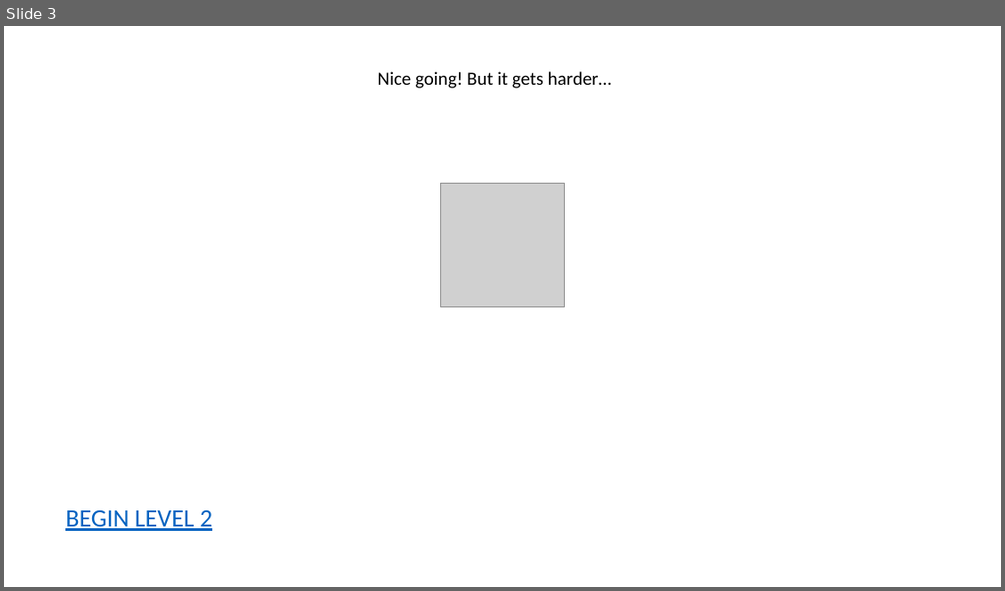
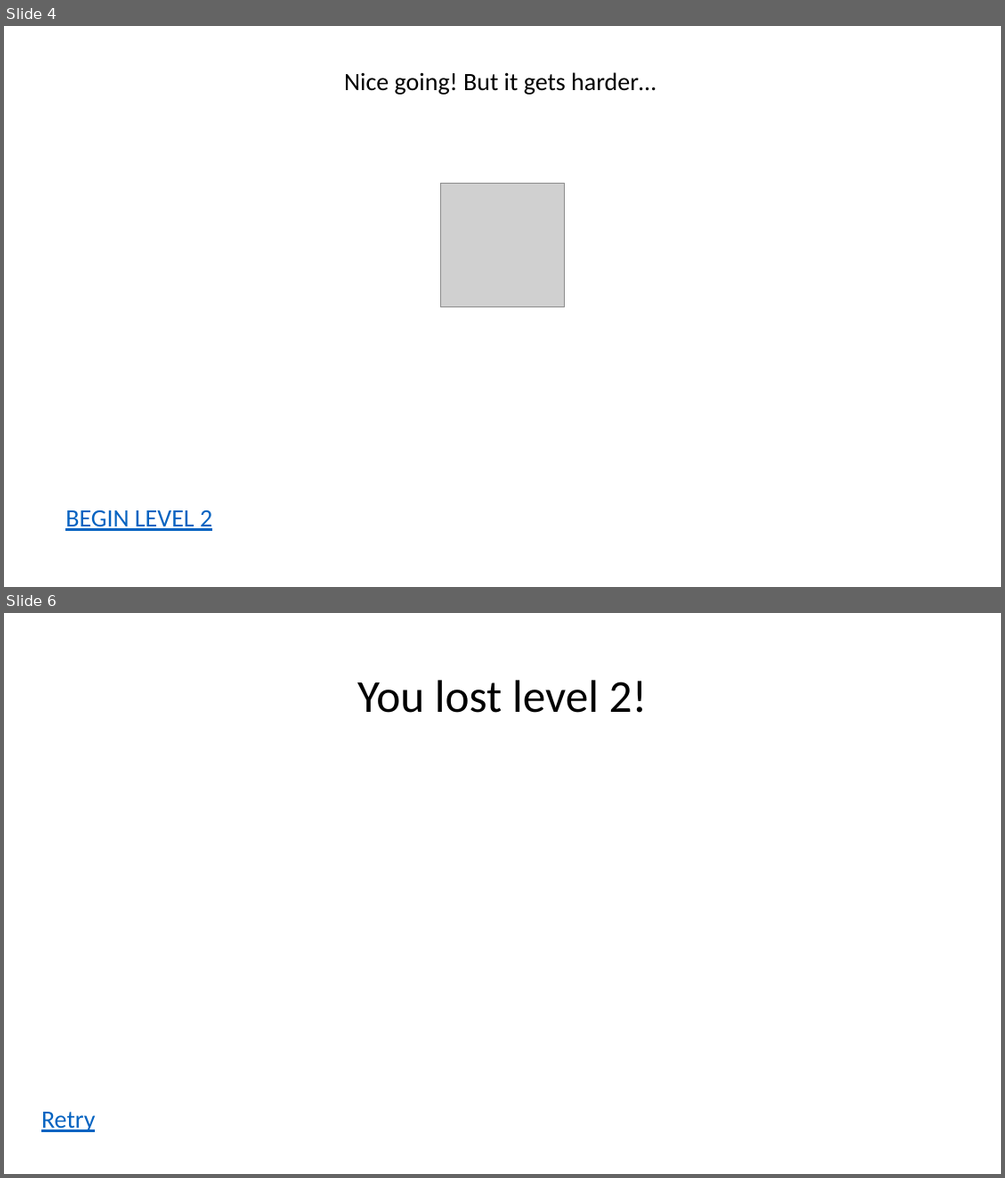
Before and after one commit to RIDENTEM/ppJam2019, a slide deck: ppJam.pptm. Shown one above the other, each under a label of ours: slide 3 before the commit, slides 4 and 6 after it; the slides between them are not shown. The pictures are 1005x591 and 1005x1178 pixels, drawn with LibreOffice and Linux fonts; fonts in the diff are those of the drawing; grey boxes stand for pictures. Boxes give left, top, right and bottom in pixels: in the first picture for what was removed or moved away, otherwise in the second. Text is boxed around its words. In the diff, an @@ line names an element or a change of style, - is before the commit and + after.

Commit message:
Had to redo the level barriers, something was screwing them up so I just made three separate storyboarded shapes and put them in their levels. Also did a bit of VBA, I think I need to cut down on what I actually want, because VBA is horrendous and I hate it

```diff
--- a/ppJam.pptm
+++ b/ppJam.pptm
@@ slide 6 added at (x1=4, y1=613, x2=1001, y2=1174), background #FFFFFF @@
@@ title added at (x1=357, y1=680, x2=647, y2=713), 44 pt, text #000000 @@
+You lost level 2!
@@ text added at (x1=41, y1=1111, x2=95, y2=1132), 24 pt, text #0563C1, underline @@
+Retry
@@ what was slide 3 is now slide 4 @@
@@ slide 4 changed as well @@
@@ text "Nice going! But it gets ..." moved from (x1=378, y1=71, x2=611, y2=88) to (x1=344, y1=72, x2=655, y2=95) @@
@@ text "Nice going! But it gets ..." at (x1=344, y1=72, x2=655, y2=95): size 18 to 24 pt @@
```
Also in this commit, not shown: 6 other slides changed, 2 other slides added, 1 slide removed.
